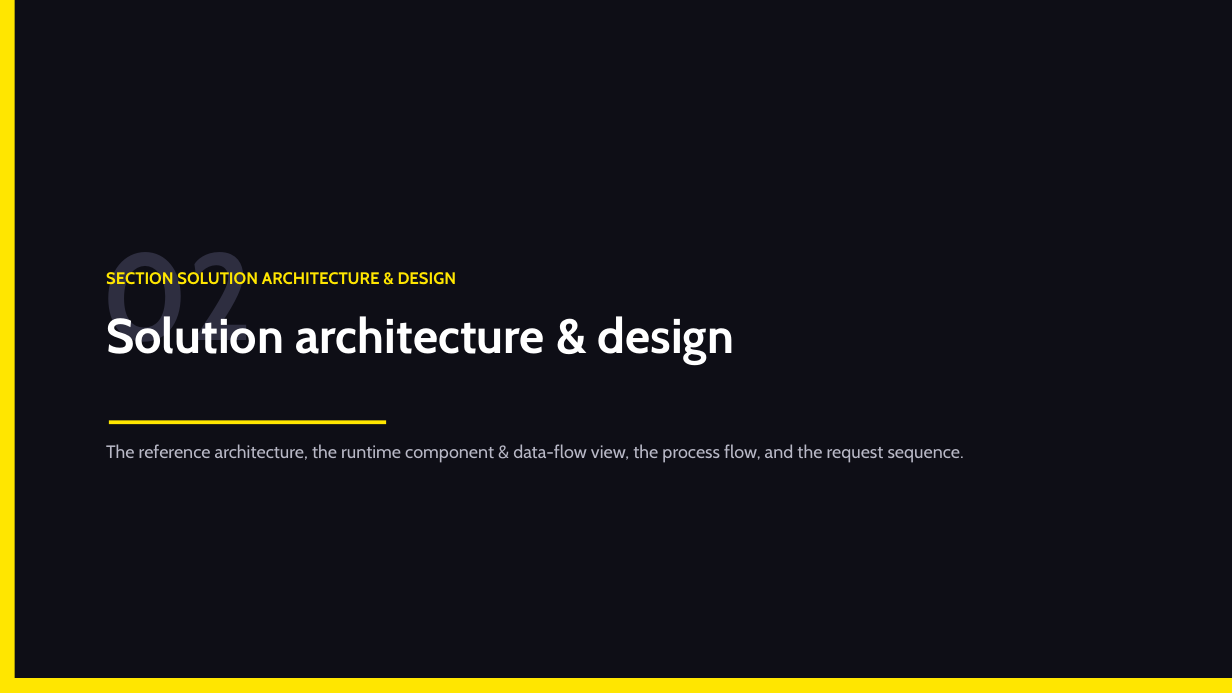
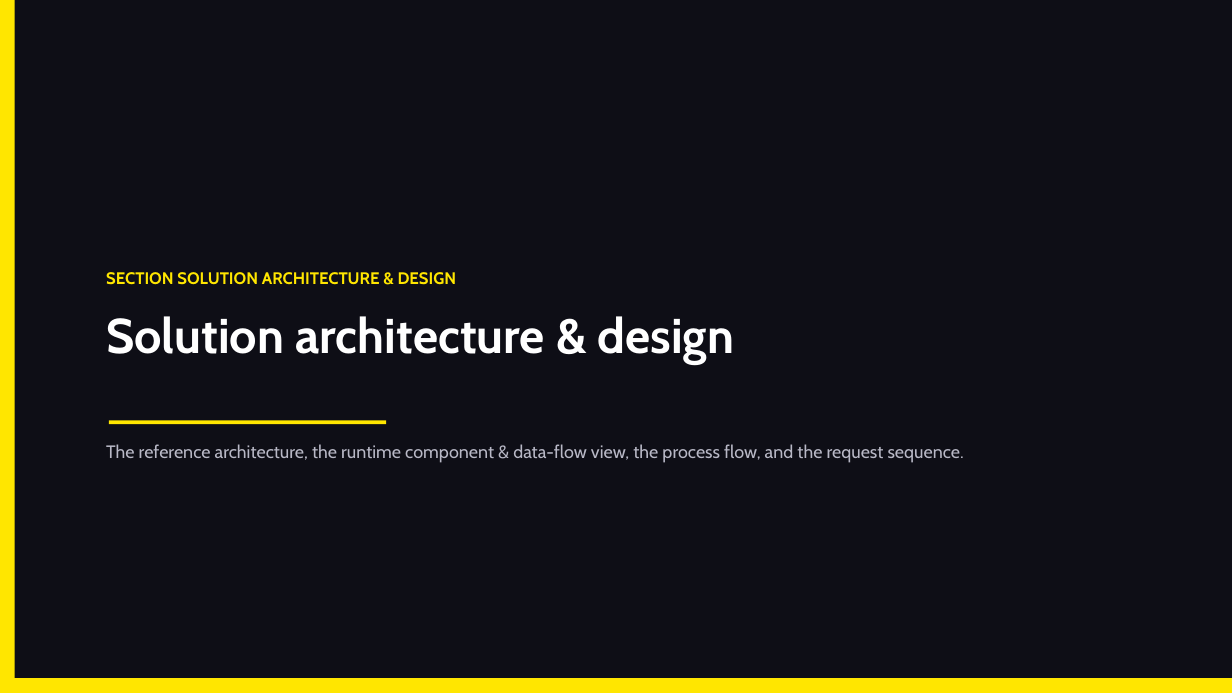
Before and after one commit to sanjayk-ey/pofullfilmentpoc, a slide deck: slide 6 of demo/PO-Fulfillment-Orchestration-Architecture.pptx. Drawn at 1232x693 pixels with LibreOffice and Linux fonts; fonts in the diff are those of the drawing. Boxes give left, top, right and bottom in pixels: in the first picture for what was removed or moved away, otherwise in the second. Text is boxed around its words. In the diff, an @@ line names an element or a change of style, - is before the commit and + after.

```diff
--- a/demo/PO-Fulfillment-Orchestration-Architecture.pptx
+++ b/demo/PO-Fulfillment-Orchestration-Architecture.pptx
@@ text removed at (102, 253, 254, 354) @@
-02
```
Also in this commit, not shown: 2 other slides changed, 1 other file.
